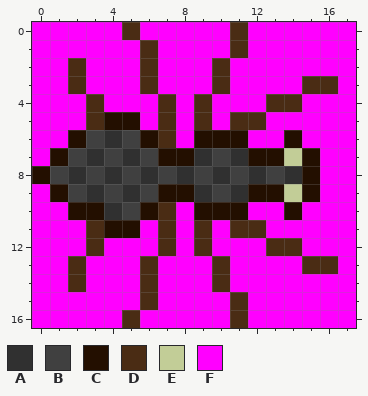
File history of a pixel-art sprite, Evolution/EvolutionContent/blackcreature.png. Above, as it was before the edit.
The file is 18x17 pixels.
Palette (. is transparent): A #303030  B #404040  C #230f00  D #4a2c14  E #c2cd97  F #ff00ff
Pixels before, first column x 0:
 0 FFFFFDFFFFFDFFFFFF
 1 FFFFFFDFFFFDFFFFFF
 2 FFDFFFDFFFDFFFFFFF
 3 FFDFFFDFFFDFFFFDDF
 4 FFFDFFFDFDFFFDDFFF
 5 FFFDCCFDFDFDDFFFFF
 6 FFCBABCDFCCCFFCFFF
 7 FCBABABCCABACCECFF
 8 CBABABABABABABACFF
 9 FCBABABCCABACCECFF
10 FFCCABCDFCCCFFCFFF
11 FFFDCCFDFDFDDFFFFF
12 FFFDFFFDFDFFFDDFFF
13 FFDFFFDFFFDFFFFDDF
14 FFDFFFDFFFDFFFFFFF
15 FFFFFFDFFFFDFFFFFF
16 FFFFFDFFFFFDFFFFFF
The result:
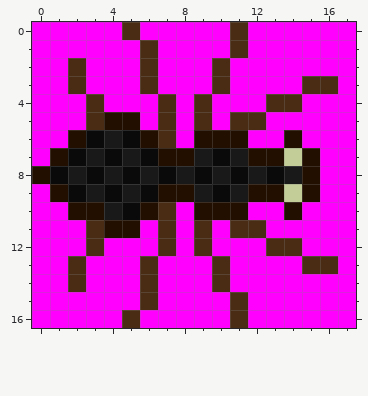
The exact change:
Colour A changes from #303030 to #191919.
Colour B changes from #404040 to #0a0a0a.
Where, in picture pixels (left, top, right, bottom), the same in both pictures:
changed: (50, 130, 302, 220)
